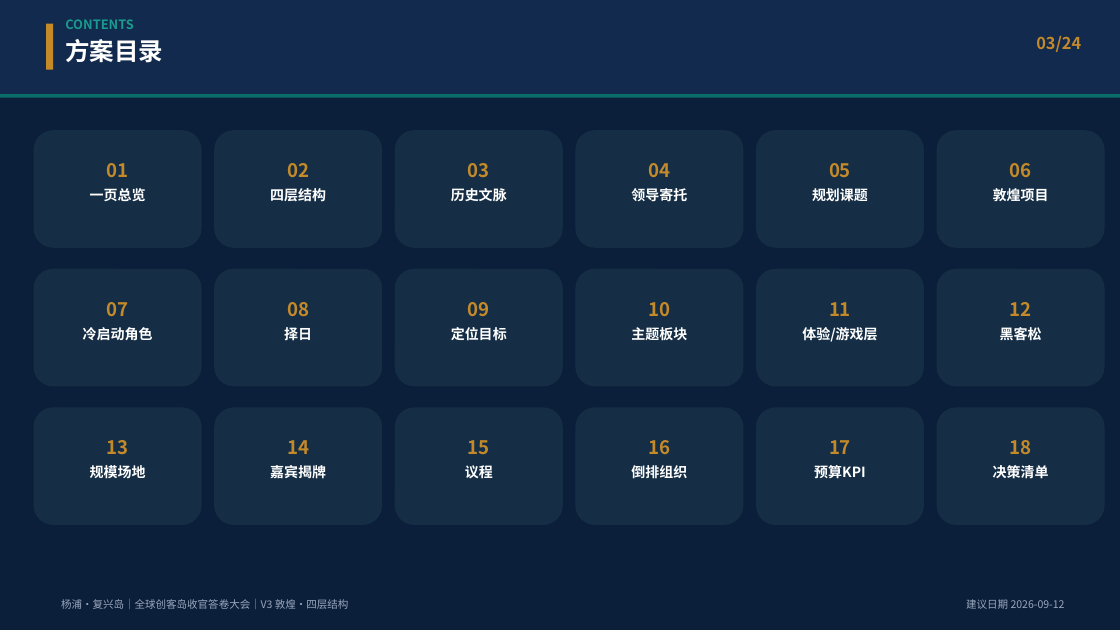
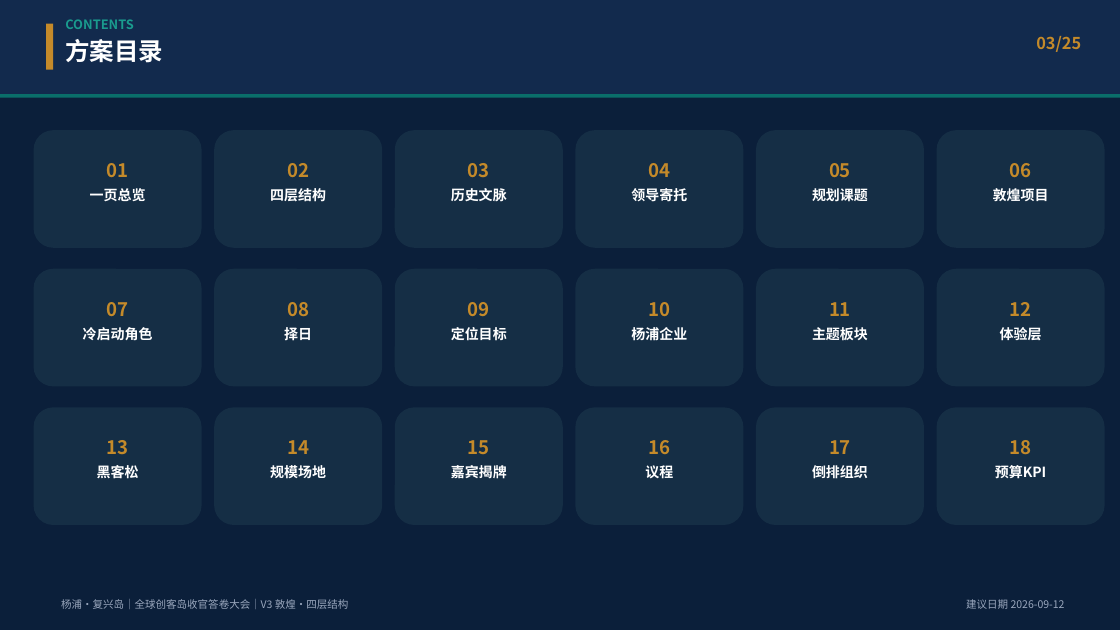
Before and after one commit to hujigang2010-maker/AIDEN, a slide deck: slide 3 of deliverables/复兴岛_全球创客岛_科创出海与具身智能国际大会_策划方案.pptx. Drawn at 1120x630 pixels with LibreOffice and Linux fonts; fonts in the diff are those of the drawing. Boxes give left, top, right and bottom in pixels: in the first picture for what was removed or moved away, otherwise in the second. Text is boxed around its words. In the diff, an @@ line names an element or a change of style, - is before the commit and + after.

```diff
--- a/deliverables/复兴岛_全球创客岛_科创出海与具身智能国际大会_策划方案.pptx
+++ b/deliverables/复兴岛_全球创客岛_科创出海与具身智能国际大会_策划方案.pptx
@@ text at [1036,36,1081,52]: text changed @@
-03/24
+03/25
@@ text at [631,327,687,340]: text changed @@
-主题板块
+杨浦企业
@@ text at [812,327,868,340]: text changed @@
-体验/游戏层
+主题板块
@@ text at [1000,327,1042,340]: text changed @@
-黑客松
+体验层
@@ text at [97,464,139,482]: text changed @@
-规模场地
+黑客松
@@ text at [270,464,326,482]: text changed @@
-嘉宾揭牌
+规模场地
@@ text at [451,464,507,482]: text changed @@
-议程
+嘉宾揭牌
@@ text at [645,465,673,478]: text changed @@
-倒排组织
+议程
@@ text at [812,465,868,478]: text changed @@
-预算KPI
+倒排组织
@@ text at [995,465,1047,479]: text changed @@
-决策清单
+预算KPI
```
Also in this commit, not shown: 22 other slides changed, 2 slides added, 1 slide removed, 4 other files.
